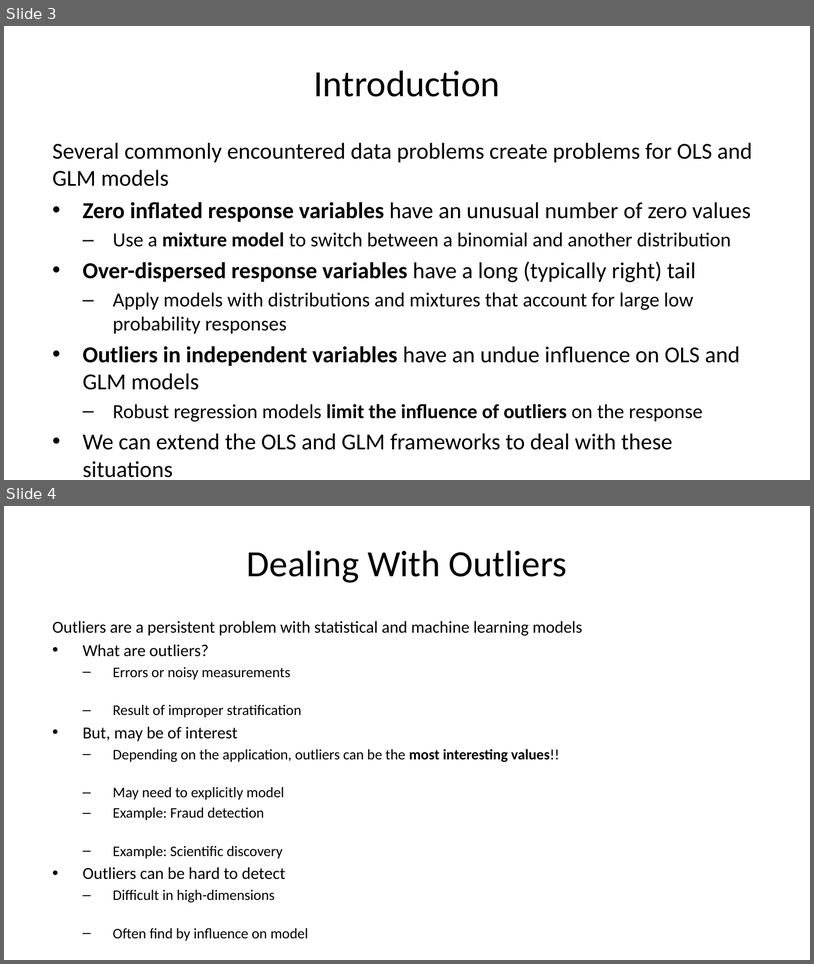
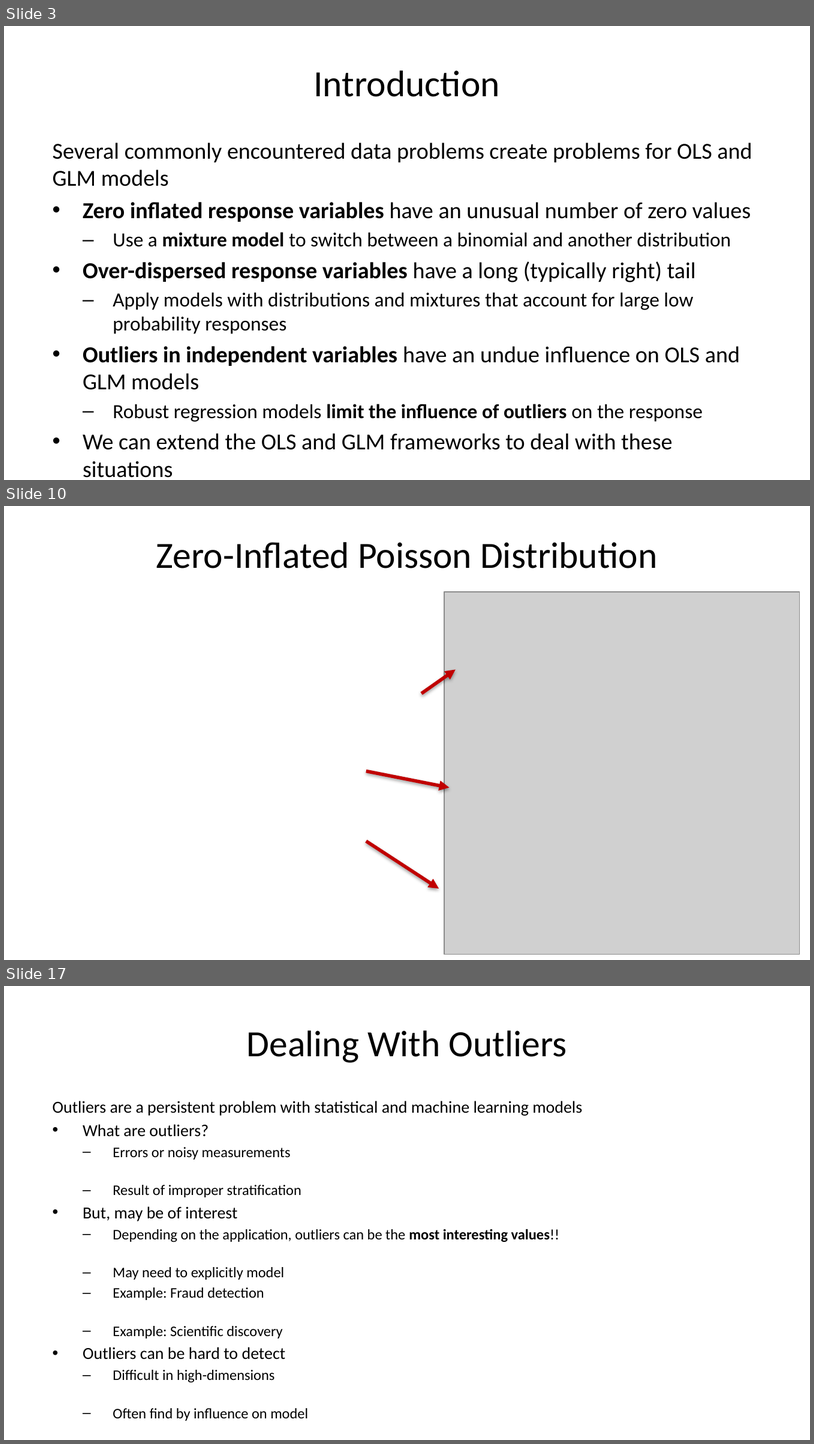
Before and after one commit to StephenElston/CSCI-E-83, a slide deck: LectureSlides/10b_ModelsFor OutliersAndOverdispersion.pptx. Shown one above the other, each under a label of ours: slides 3 and 4 before the commit, slides 3, 10 and 17 after it; the slides between them are not shown. The pictures are 814x964 and 814x1444 pixels, drawn with LibreOffice and Linux fonts; fonts in the diff are those of the drawing; grey boxes stand for pictures. Boxes give left, top, right and bottom in pixels: in the first picture for what was removed or moved away, otherwise in the second. Text is boxed around its words. In the diff, an @@ line names an element or a change of style, - is before the commit and + after.

Commit message:
Added slides on zero-inflated and over-dispersed distributions

```diff
--- a/LectureSlides/10b_ModelsFor OutliersAndOverdispersion.pptx
+++ b/LectureSlides/10b_ModelsFor OutliersAndOverdispersion.pptx
@@ slide 10 added at (x1=4, y1=506, x2=810, y2=960), background #FFFFFF @@
@@ title added at (x1=156, y1=542, x2=657, y2=568), 33 pt, text #000000 @@
+Zero-Inflated Poisson Distribution
@@ picture added at (x1=444, y1=591, x2=800, y2=954) @@
@@ arrow added from (422, 693) to (456, 670), #C00000 3 pt @@
@@ arrow added from (366, 771) to (449, 787), #C00000 3 pt @@
@@ arrow added from (366, 841) to (438, 888), #C00000 3 pt @@
@@ what was slide 4 is now slide 17 @@
```
Also in this commit, not shown: 12 other slides added.
